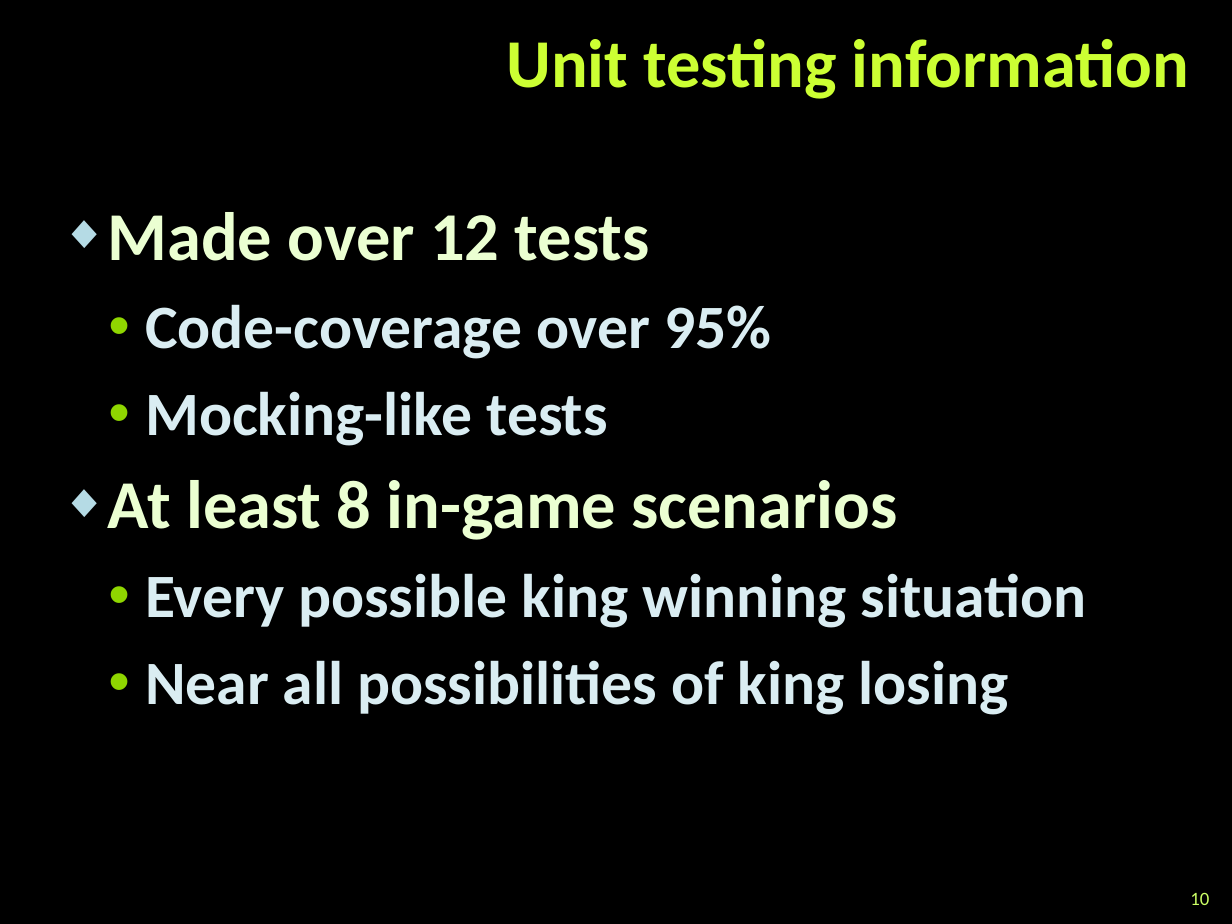
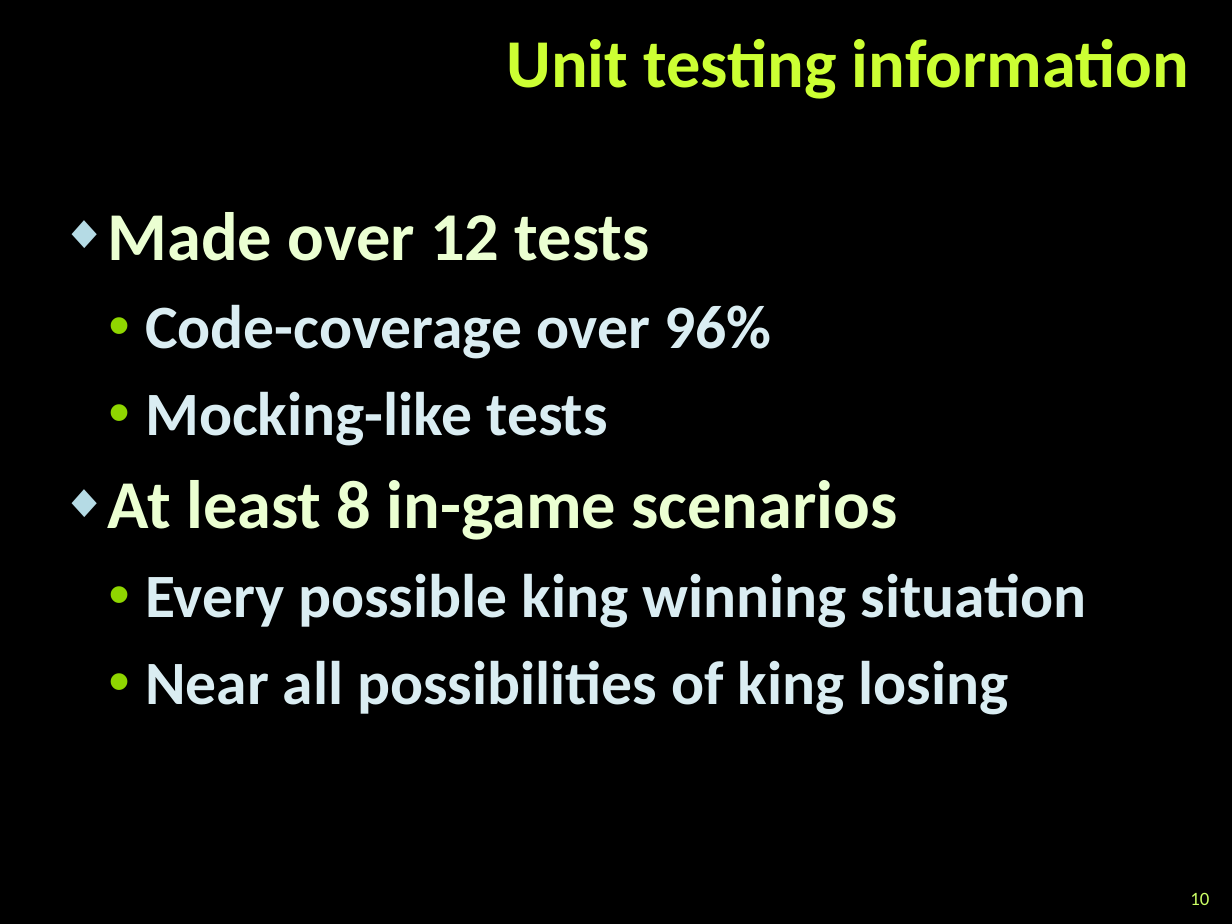
Before and after one commit to HighQualityCode-TeamErbium/HighQualityCode-TeamErbium, a slide deck: slide 10 of Team Erbium Presentation.pptx. Drawn at 1232x924 pixels with LibreOffice and Linux fonts; fonts in the diff are those of the drawing; background and template pictures are left out. Boxes give left, top, right and bottom in pixels: in the first picture for what was removed or moved away, otherwise in the second. Text is boxed around its words. In the diff, an @@ line names an element or a change of style, - is before the commit and + after.

```diff
--- a/Team Erbium Presentation.pptx
+++ b/Team Erbium Presentation.pptx
@@ text at <box>145,304,771,359</box>: text changed @@
-  • Code-coverage over 95%
+  • Code-coverage over 96%
```
Also in this commit, not shown: 4 other slides changed, 2 other files.
